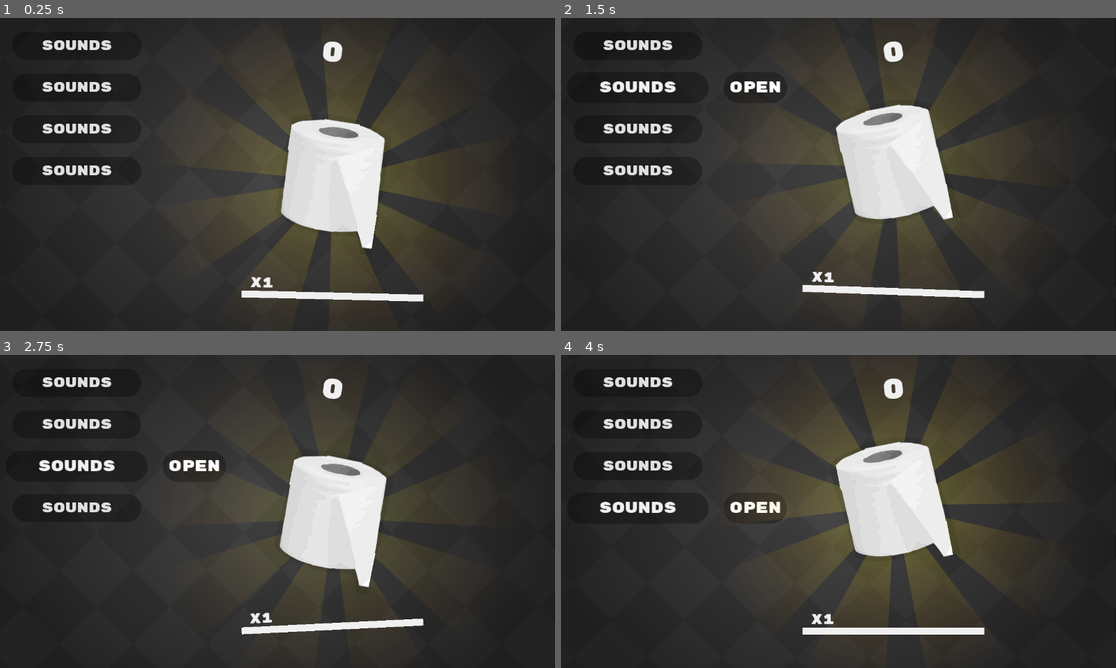
Above: before the commit, frames 1-4 (two rows, left to right).
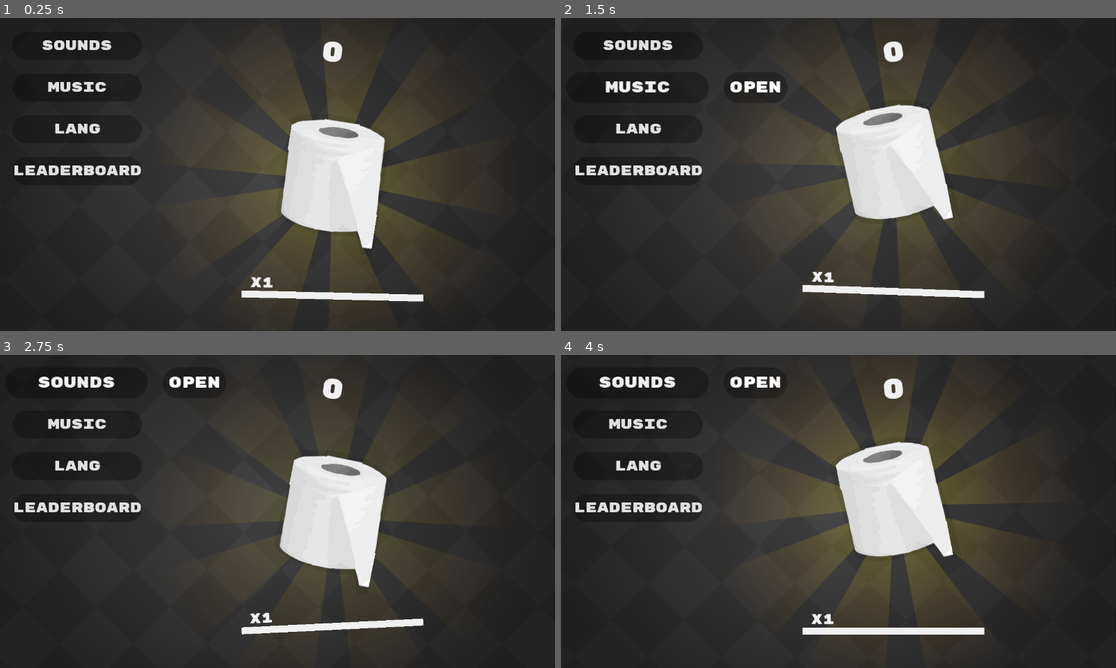
Above: after the commit, the same moments.

Repository: magwoo/PaperClicker
Game: Godot game, scene res://gameplay/game.tscn
Same seed, same stepped clock (60 frames per second), same inputs: the game is played once before the commit and once after it. The engine's default icon, where the game draws it, is replaced by a stand-in: a white triangle on a blue panel in a dark square.
Inputs (mouse positions are in pixels of both pictures, inside the frame that each line leads up to):
- Up to frame 1 (0.25 s): no input
- Up to frame 2 (1.5 s): click "SOUNDS" at 0.5 s; click (638, 86) at 1.25 s, where only the run after the commit has a clickable "MUSIC"
- Up to frame 3 (2.75 s): click "SOUNDS" at 2 s
- Up to frame 4 (4 s): click (638, 467) at 2.75 s, where only the run after the commit has a clickable "LANG"; click "SOUNDS" at 3.5 s

The runs differ from the first frame. In frame 1, 0.8% of the frame differs, in the area x 2-26%, y 20-51%; in frame 2, 0.9%; in frame 3, 1.7%, in the area x 2-40%, y 6-51%; in frame 4, 1.7%.

Commit message:
update settings buttons

Diff:
--- a/menu/settings/settings.tscn
+++ b/menu/settings/settings.tscn
@@ -20,24 +20,23 @@
 [node name="VBoxContainer" type="VBoxContainer" parent="MarginContainer"]
 margin_left = 32.0
 margin_top = 32.0
-margin_right = 328.0
+margin_right = 356.0
 margin_bottom = 688.0
 custom_constants/separation = 32
 
 [node name="Sounds" parent="MarginContainer/VBoxContainer" instance=ExtResource( 4 )]
-margin_right = 296.0
 
-[node name="Sounds2" parent="MarginContainer/VBoxContainer" instance=ExtResource( 4 )]
+[node name="Music" parent="MarginContainer/VBoxContainer" instance=ExtResource( 4 )]
 margin_top = 96.0
-margin_right = 296.0
 margin_bottom = 160.0
+text = "#MUSIC"
 
-[node name="Sounds3" parent="MarginContainer/VBoxContainer" instance=ExtResource( 4 )]
+[node name="Lang" parent="MarginContainer/VBoxContainer" instance=ExtResource( 4 )]
 margin_top = 192.0
-margin_right = 296.0
 margin_bottom = 256.0
+text = "#LANG"
 
-[node name="Sounds4" parent="MarginContainer/VBoxContainer" instance=ExtResource( 4 )]
+[node name="Leaderboard" parent="MarginContainer/VBoxContainer" instance=ExtResource( 4 )]
 margin_top = 288.0
-margin_right = 296.0
 margin_bottom = 352.0
+text = "#LEADERBOARD"
